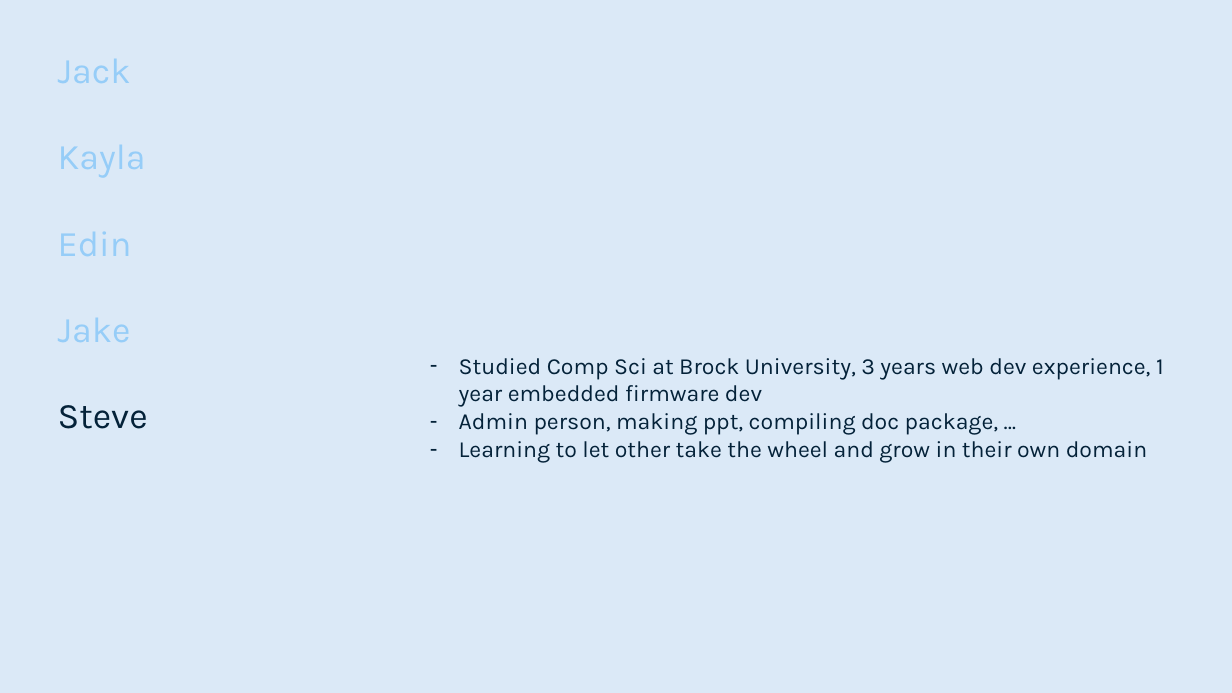
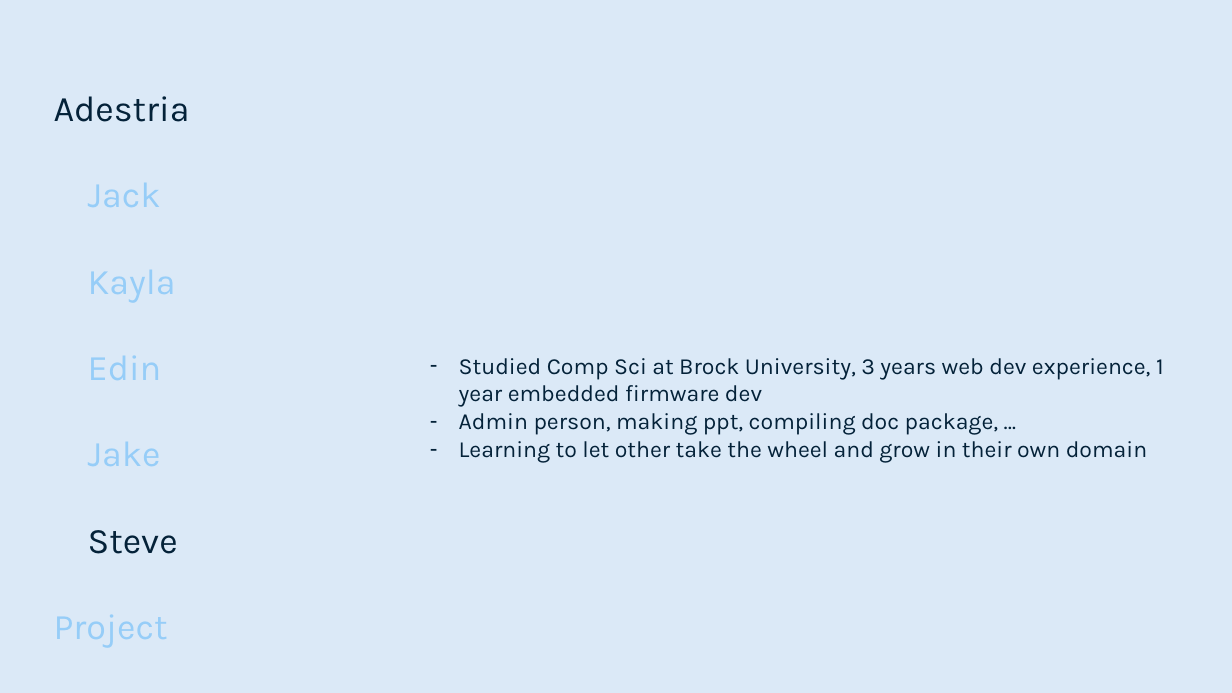
Before and after one commit to smutrux/prog1180, a slide deck: slide 9 of Deliverables/Presentation1.pptx (slide 8 before the commit). Drawn at 1232x693 pixels with LibreOffice and Linux fonts; fonts in the diff are those of the drawing. Boxes give left, top, right and bottom in pixels: in the first picture for what was removed or moved away, otherwise in the second. Text is boxed around its words. In the diff, an @@ line names an element or a change of style, - is before the commit and + after.

```diff
--- a/Deliverables/Presentation1.pptx
+++ b/Deliverables/Presentation1.pptx
@@ text "Adestria": place and size @@
-text "Adestria" at [58, 59, 148, 429]
+text "Adestria" at [54, 96, 190, 648]
@@ text at [54, 96, 190, 122]: paragraph added @@
+Adestria
@@ text at [54, 614, 168, 648]: paragraph added @@
+Project
```
Also in this commit, not shown: 6 other slides changed, 9 slides added, 8 slides removed.
